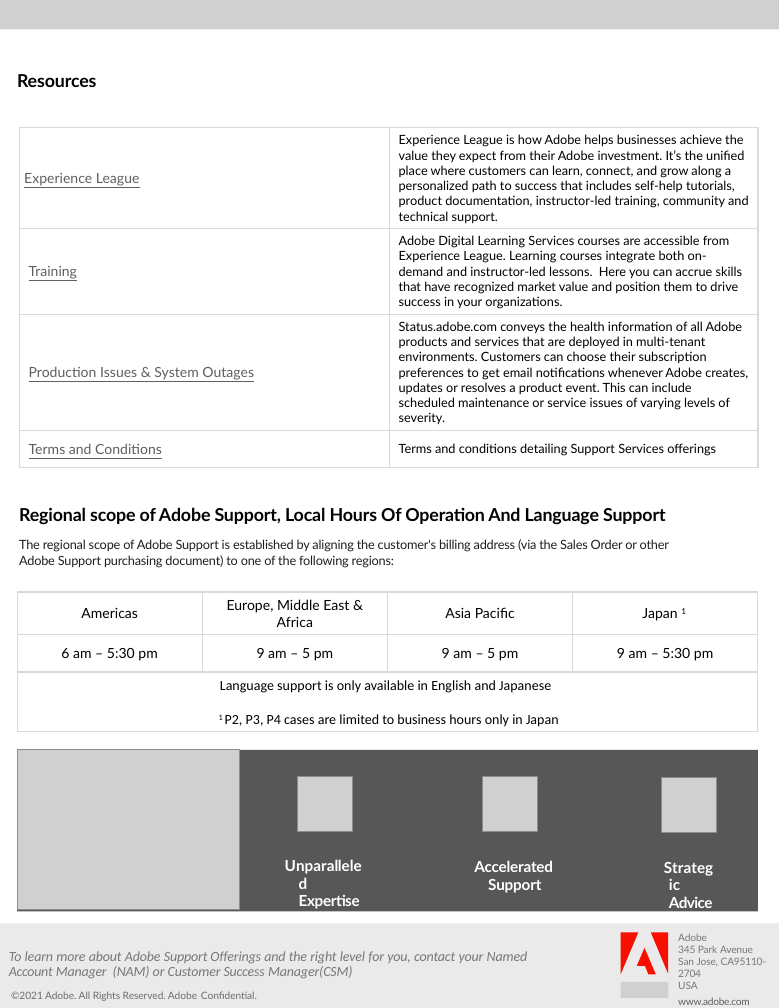
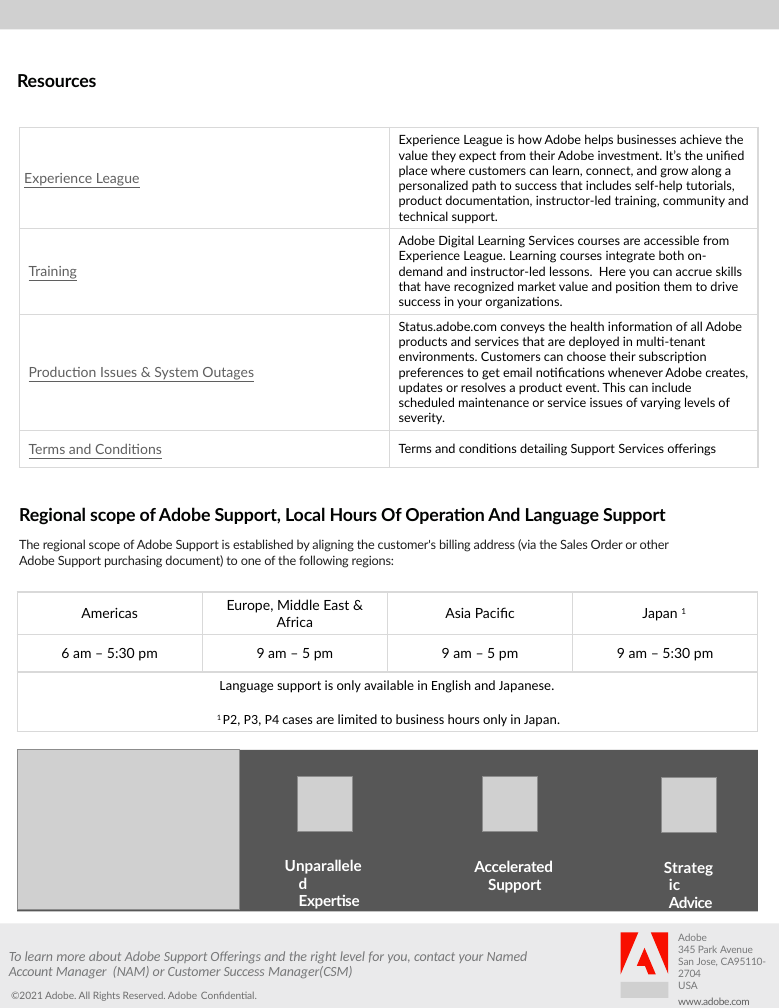
Before and after one commit to AdobeDocs/support-resources.zh-Hans, a slide deck: slide 4 of help/data-sheets/assets/EnterpriseSupportDatasheet.pptx. Drawn at 779x1008 pixels with LibreOffice and Linux fonts; fonts in the diff are those of the drawing; grey boxes stand for pictures. Boxes give left, top, right and bottom in pixels: in the first picture for what was removed or moved away, otherwise in the second. Text is boxed around its words. In the diff, an @@ line names an element or a change of style, - is before the commit and + after.

```diff
--- a/help/data-sheets/assets/EnterpriseSupportDatasheet.pptx
+++ b/help/data-sheets/assets/EnterpriseSupportDatasheet.pptx
@@ table at <box>17,592,758,731</box> @@
-row 3, column 1: Language support is only available in English and Japanese / 1 P2, P3, P4 cases are limited to business hours only in Japan
+row 3, column 1: Language support is only available in English and Japanese. / 1 P2, P3, P4 cases are limited to business hours only in Japan.
```
Also in this commit, not shown: 5 other files.
